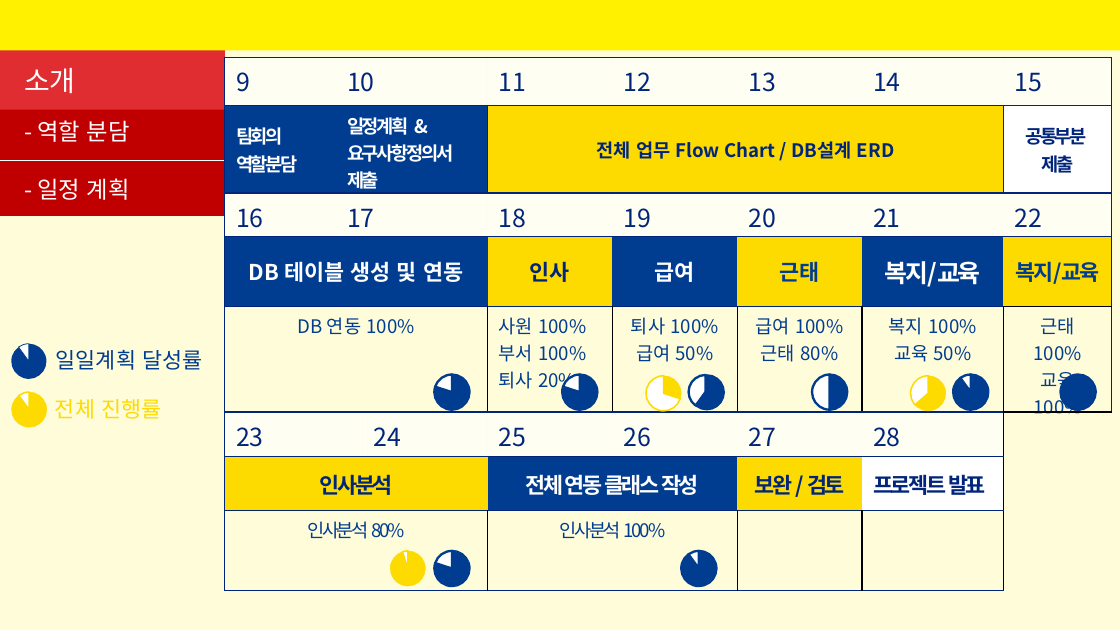
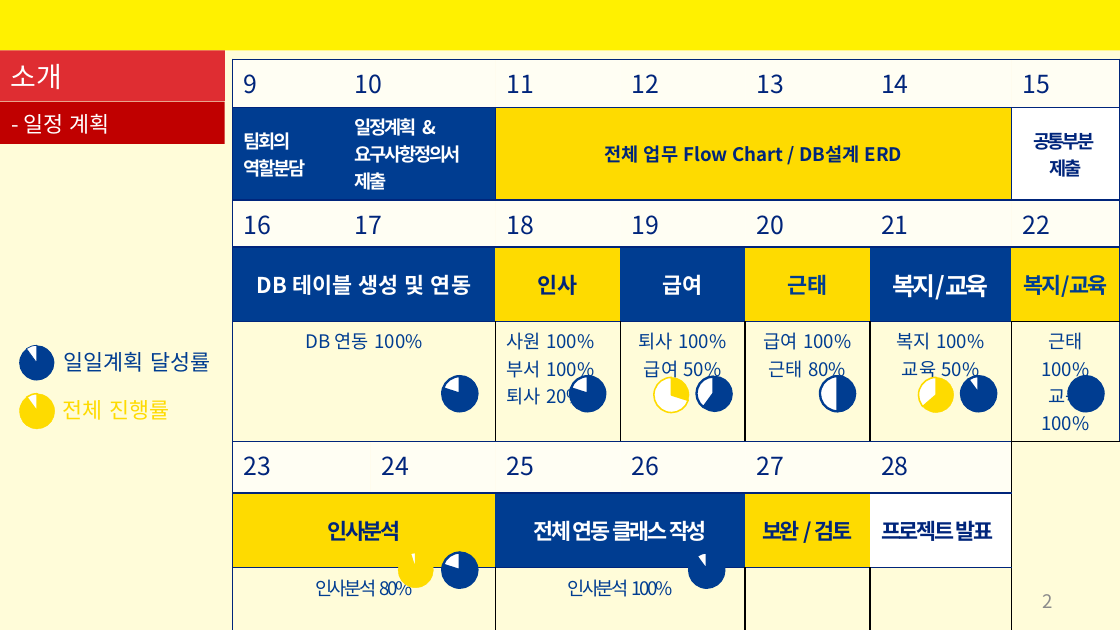
Before and after one commit to SeyoungKim30/HRmanagingApp, a slide deck: slide 2 of 인사-교육,복지,퇴사파트-김세영.pptx. Drawn at 1120x630 pixels with LibreOffice and Linux fonts; fonts in the diff are those of the drawing. Boxes give left, top, right and bottom in pixels: in the first picture for what was removed or moved away, otherwise in the second. Text is boxed around its words. In the diff, an @@ line names an element or a change of style, - is before the commit and + after.

```diff
--- a/인사-교육,복지,퇴사파트-김세영.pptx
+++ b/인사-교육,복지,퇴사파트-김세영.pptx
@@ rectangle removed at box(0, 7, 225, 243) @@
@@ rectangle removed at box(0, 0, 1120, 50) @@
@@ rectangle added at box(0, 0, 1120, 50), fill #FFF100 @@
@@ title "소개": place and size @@
-title "소개" at box(24, 68, 76, 93)
+title "소개" at box(11, 64, 63, 89)
@@ title "소개" at box(11, 64, 63, 89): vertical alignment top to middle @@
@@ rectangle added at box(0, 50, 225, 101), fill #DF2D32 @@
@@ table: place and size @@
-table at box(225, 57, 1099, 590)
+table at box(233, 59, 1107, 601)
@@ text "- 일정 계획": place and size @@
-text "- 일정 계획" at box(37, 178, 130, 200)
+text "- 일정 계획" at box(24, 114, 110, 134)
@@ text "- 일정 계획" at box(24, 114, 110, 134): size 15 to 14 pt; more space between paragraphs @@
@@ rectangle added at box(0, 102, 225, 144), fill #C00000 @@
@@ group removed at box(0, 110, 225, 271): 2 rectangles, 1 line, 1 text @@
-- 역할 분담
@@ 3 pie charts: place and size @@
-3 pie charts at box(0, 328, 697, 427)
+3 pie charts at box(3, 330, 704, 428)
@@ pie chart: place and size @@
-pie chart at box(0, 376, 63, 442)
+pie chart at box(4, 379, 71, 445)
@@ 6 pie charts, 2 texts: place and size @@
-6 pie charts, 2 texts at box(55, 350, 1111, 427)
+6 pie charts, 2 texts at box(63, 352, 1119, 428)
@@ 3 pie charts: place and size @@
-3 pie charts at box(375, 535, 731, 601)
+3 pie charts at box(383, 538, 740, 604)
@@ page number added at box(1042, 594, 1052, 608), 12 pt, text #8C8C8C @@
+2
```
Also in this commit, not shown: 15 other slides changed, 1 slide added, 14 other files.
